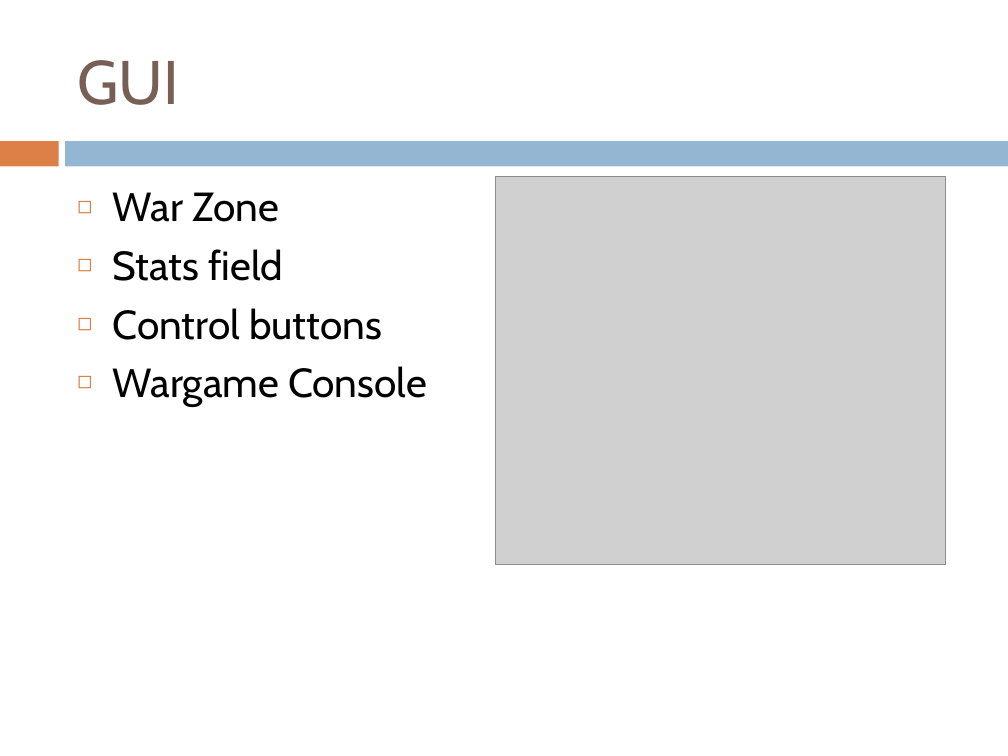
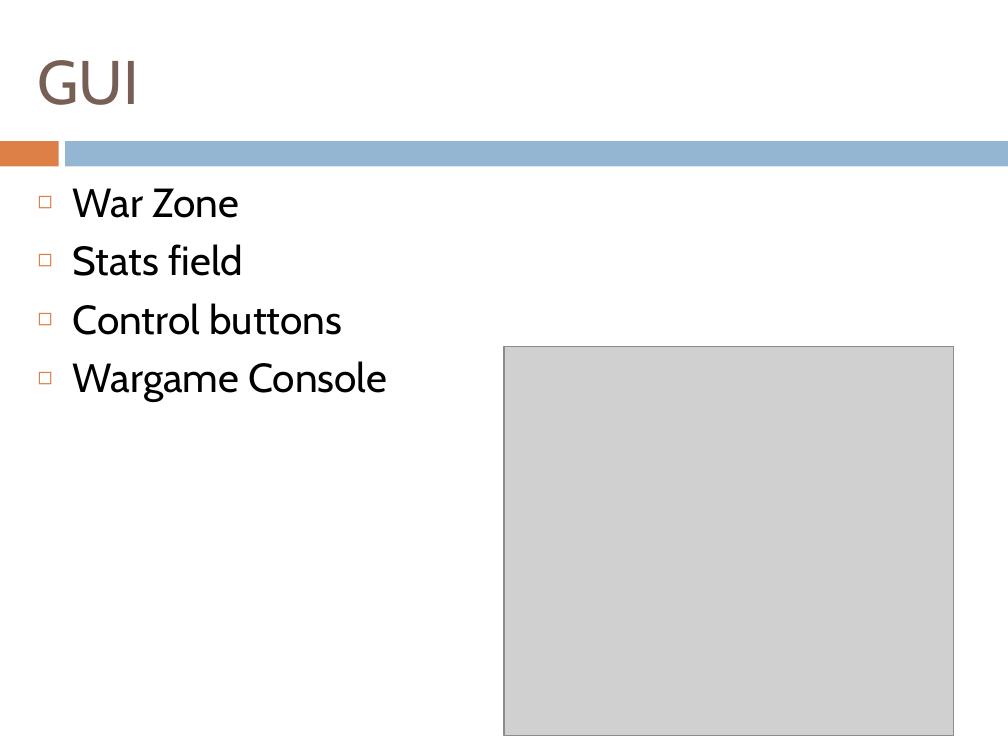
Before and after one commit to henrikklarup/sw402a, a slide deck: slide 25 of Project/præsentation/lasse.pptx (slide 26 before the commit). Drawn at 1008x756 pixels with LibreOffice and Linux fonts; fonts in the diff are those of the drawing; grey boxes stand for pictures. Boxes give left, top, right and bottom in pixels: in the first picture for what was removed or moved away, otherwise in the second. Text is boxed around its words. In the diff, an @@ line names an element or a change of style, - is before the commit and + after.

```diff
--- a/Project/præsentation/lasse.pptx
+++ b/Project/præsentation/lasse.pptx
@@ title "GUI": place and size @@
-title "GUI" at (77, 60, 179, 105)
+title "GUI" at (38, 60, 140, 105)
@@ text "War Zone": place and size @@
-text "War Zone" at (113, 192, 427, 406)
+text "War Zone" at (73, 188, 387, 402)
@@ picture: place and size @@
-picture at (496, 176, 946, 564)
+picture at (504, 347, 954, 735)
```
Also in this commit, not shown: 31 other slides changed, 2 slides added, 2 slides removed.
